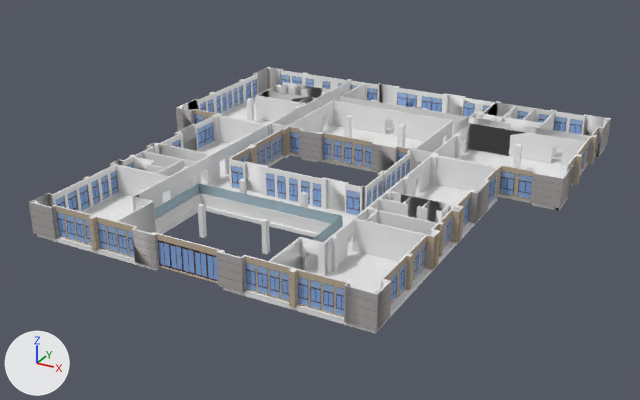
What one commit did to the OBJ model assets/loucengzu/LC-3F.obj.
Both versions are drawn from a 50 mm lens placed at (41501.0, -69283.0, 52639.0), pointed at (-9691.0, 23792.0, 6101.0). The axes (+X, +Y, +Z) are drawn at lower left. The lights are the same throughout. Where no turn or scale is listed for an object, it has been applied to the vertices.

Names of what the first picture shows: 'LC-3F'.
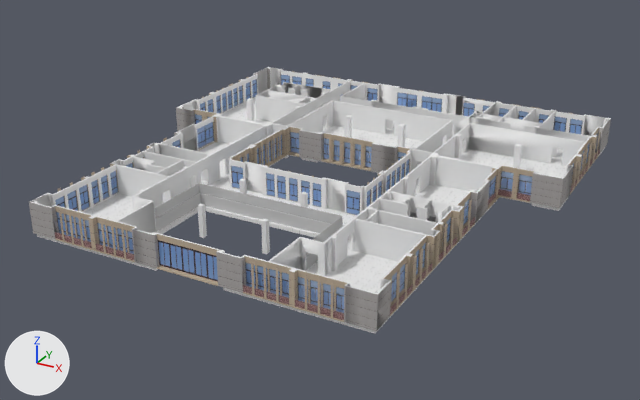
Boxes (x1, y1, x2, y2) around the edits, measured in the pictures (640 x 400 px):
part 1 of me_lc_3f, added: after (587, 142, 593, 170)
part 2 of me_lc_3f, added: after (443, 224, 448, 257)
part 3 of me_lc_3f, added: after (450, 217, 454, 249)
part 4 of me_lc_3f, added: after (467, 199, 472, 231)
part 5 of me_lc_3f, added: after (426, 242, 430, 276)
part 6 of me_lc_3f, added: after (419, 249, 423, 283)
part 7 of me_lc_3f, added: after (412, 256, 417, 291)
part 8 of me_lc_3f, added: after (404, 264, 408, 299)
part 9 of me_lc_3f, added: after (396, 273, 400, 308)
part 10 of me_lc_3f, added: after (511, 170, 519, 199)
part 11 of me_lc_3f, built on: before (57, 103, 550, 251); after (55, 71, 600, 322)
part 12 of me_lc_3f, surface changed: (44, 103, 601, 333) in both
part 13 of me_lc_3f, recoloured: (65, 87, 588, 303) in both
part 14 of me_lc_3f, recoloured (blue to grey): (155, 183, 343, 255) in both
part 15 of me_lc_3f, recoloured: (156, 193, 345, 270) in both

The change, as a diff of the scene's bpy script:
```diff
--- a/assets/loucengzu/LC-3F.obj.py
+++ b/assets/loucengzu/LC-3F.obj.py
@@ mat_22321321321 @@
+mat_22321321321 = principled_material('22321321321')
+mat_22321321321.base_color = (0.588, 0.588, 0.588)  # light grey #cacaca
+mat_22321321321.roughness = 0.9
@@ mat_boli333 @@
+mat_boli333 = principled_material('boli333')
+mat_boli333.base_color = (0.588, 0.588, 0.588)  # light grey #cacaca
+mat_boli333.roughness = 0.9
+mat_boli333.alpha = 0.63
@@ me_lc_3f @@
-me_lc_3f.from_pydata(...)  # 4529 vertices, 4724 faces; spans x -38032.0..19568.0, y -4882.0..56968.0, z 7981.0..12300.0
+me_lc_3f.from_pydata(...)  # 5795 vertices, 5540 faces; spans x -38032.0..19568.0, y -4882.0..56968.0, z 7896.0..12300.0
+# me_lc_3f part 1: a new loose piece, a box spanning x 19479.0..19567.0, y 44882.0..45948.0, z 8536.0..12213.0, in mat_louceng_wailimian1 (picture img_louceng_wailimian1_jpg)
+# me_lc_3f part 2: a new loose piece, a box spanning x 11978.0..12066.0, y 11915.0..12530.0, z 8536.0..12213.0, in mat_louceng_wailimian1 (picture img_louceng_wailimian1_jpg)
+# me_lc_3f part 3: a new loose piece, a box spanning x 11978.0..12066.0, y 14023.0..14429.0, z 8536.0..12213.0, in mat_louceng_wailimian1 (picture img_louceng_wailimian1_jpg)
+# me_lc_3f part 4: a new loose piece, a box spanning x 11978.0..12066.0, y 19368.0..19984.0, z 8536.0..12213.0, in mat_louceng_wailimian1 (picture img_louceng_wailimian1_jpg)
+# me_lc_3f part 5: a new loose piece, a box spanning x 11978.0..12066.0, y 7034.0..7527.0, z 8536.0..12213.0, in mat_louceng_wailimian1 (picture img_louceng_wailimian1_jpg)
+# me_lc_3f part 6: a new loose piece, a box spanning x 11978.0..12066.0, y 5319.0..5813.0, z 8536.0..12213.0, in mat_louceng_wailimian1 (picture img_louceng_wailimian1_jpg)
+# me_lc_3f part 7: a new loose piece, a box spanning x 11978.0..12066.0, y 3508.0..4141.0, z 8536.0..12213.0, in mat_louceng_wailimian1 (picture img_louceng_wailimian1_jpg)
+# me_lc_3f part 8: a new loose piece, a box spanning x 11978.0..12066.0, y 1573.0..2019.0, z 8536.0..12213.0, in mat_louceng_wailimian1 (picture img_louceng_wailimian1_jpg)
+# me_lc_3f part 9: a new loose piece, a box spanning x 11978.0..12066.0, y -399.0..47.0, z 8536.0..12213.0, in mat_louceng_wailimian1 (picture img_louceng_wailimian1_jpg)
+# me_lc_3f part 10: a new loose piece, a box spanning x 13506.0..14121.0, y 30977.0..31065.0, z 8536.0..12213.0, in mat_louceng_wailimian1 (picture img_louceng_wailimian1_jpg)
+# me_lc_3f part 11: 28 vertices moved from x -31032.0..11768.0, y -4278.0..30818.0, z 7985.0..12300.0 to x -31219.0..11768.0, y -4278.0..30996.0, z 7896.0..12300.0; 62 vertices removed from x -30965.0..10968.0, y 10736.0..56368.0, z 7985.0..12300.0; 1088 vertices added at x -38032.0..19567.0, y -4882.0..56967.0, z 7896.0..12300.0
+# me_lc_3f part 12: 519 kept faces spanning x -37880.0..19437.0, y -4882.0..56968.0, z 7896.0..12300.0 get new texture (UV) coordinates
+# me_lc_3f part 13: 318 faces spanning x -37432.0..18968.0, y -4482.0..56368.0, z 8400.0..12300.0 switch from mat_louceng_baiqiang (white #ececec) to mat_louceng_wailimian1 (picture img_louceng_wailimian1_jpg)
+# me_lc_3f part 14: 17 faces spanning x -19416.0..284.0, y 1938.0..10929.0, z 9940.0..11211.0 switch from mat_16___default (picture img_boli_jpg) to mat_boli333 (light grey #cacaca)
+# me_lc_3f part 15: 44 faces spanning x -19574.0..478.0, y 2064.0..11140.0, z 8461.0..9974.0 switch from mat_dizhuan (picture img_dizhuan_jpg) to mat_22321321321 (light grey #cacaca)
 me_lc_3f.materials.append(mat_louceng_wailimian2)
 me_lc_3f.materials.append(mat_chuang_tongyong)
+me_lc_3f.materials.append(mat_kongtiao)  # picture img_kongtiaio_jpg
+me_lc_3f.materials.append(mat_wuwaiqiang)  # picture img_louceng2_jpg
```
